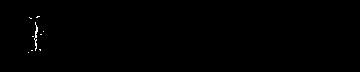
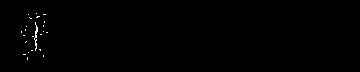
Two versions of the same layered image (360x72). Layer-by-layer changes:
painted on "Ebene 2" over left=21, top=13, right=48, bottom=60
showed "Ebene 1" over left=21, top=13, right=48, bottom=60
